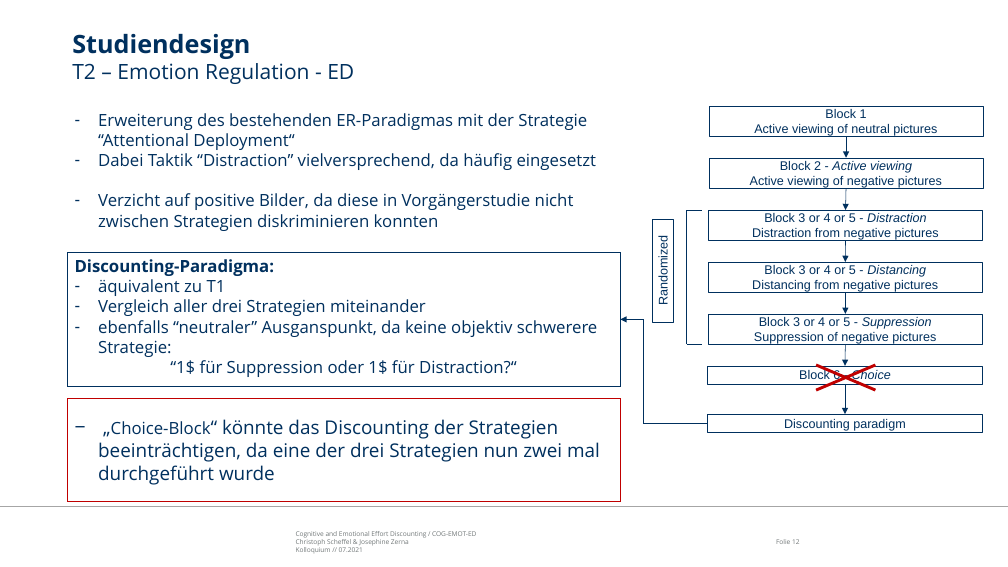
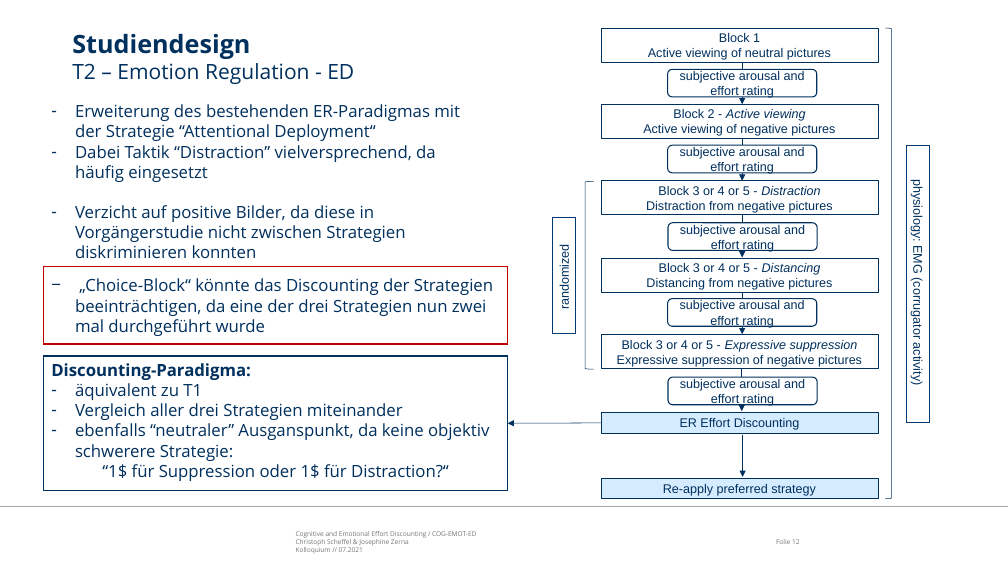
Before and after one commit to ChScheffel/CAD, a slide deck: slide 12 of 99_Thinktank/Talks/21-07-06_Kolloquium/Kolloquium_COG-ER-ED.pptx. Drawn at 1008x567 pixels with LibreOffice and Linux fonts; fonts in the diff are those of the drawing; background and template pictures are left out. Boxes give left, top, right and bottom in pixels: in the first picture for what was removed or moved away, otherwise in the second. Text is boxed around its words. In the diff, an @@ line names an element or a change of style, - is before the commit and + after.

```diff
--- a/99_Thinktank/Talks/21-07-06_Kolloquium/Kolloquium_COG-ER-ED.pptx
+++ b/99_Thinktank/Talks/21-07-06_Kolloquium/Kolloquium_COG-ER-ED.pptx
@@ rectangle "Block 1": place and size @@
-rectangle "Block 1" at (709,106,984,136)
+rectangle "Block 1" at (601,28,878,62)
@@ left bracket added at (885,28,892,499), outline #00305E 0.5 pt @@
@@ text "Erweiterung des bestehenden ER-Paradigmas mit ..." rewrapped from (98,113,597,231) to (75,104,460,182) @@
@@ rectangle "Block 2 - Active viewing": place and size @@
-rectangle "Block 2 - Active viewing" at (709,158,984,188)
+rectangle "Block 2 - Active viewing" at (601,104,878,138)
@@ arrow moved from (846, 136) - (846, 158) to (743, 138) - (743, 181) @@
@@ rectangle added at (907,146,930,423), fill #FFFFFF, outline #003B73 0.75 pt, 12 pt, text #00305E @@
+physiology: EMG (corrugator activity)
@@ group added at (585,62,878,499): 5 rounded rectangles, 2 arrows, 1 rectangle, 1 left bracket @@
+subjective arousal and effort rating
+subjective arousal and effort rating
+subjective arousal and effort rating
+subjective arousal and effort rating
+subjective arousal and effort rating
+Re-apply preferred strategy
@@ rectangle "Block 3 or 4 or ...": place and size @@
-rectangle "Block 3 or 4 or ..." at (709,210,982,240)
+rectangle "Block 3 or 4 or ..." at (601,181,878,215)
@@ rectangle "randomized": place and size @@
-rectangle "randomized" at (652,219,673,322)
+rectangle "randomized" at (553,217,575,333)
@@ rectangle "randomized" at (553,217,575,333): vertical alignment middle to top; fill none to #FFFFFF; outline #00305E 0.5 pt to #003B73 0.75 pt @@
@@ arrow moved from (845, 240) - (845, 262) to (743, 216) - (743, 258) @@
@@ rectangle "„Choice-Block“ könnte das Discounting der ...": place and size @@
-rectangle "„Choice-Block“ könnte das Discounting der ..." at (67,399,621,501)
+rectangle "„Choice-Block“ könnte das Discounting der ..." at (44,267,507,344)
@@ rectangle "„Choice-Block“ könnte das Discounting der ..." at (44,267,507,344): size 18 to 16 pt in "„Choice-Block“ könnte das Discounting der Strategien beeintr ..." @@
@@ text in rectangle at (558,250,572,308): text changed @@
-Randomized
+randomized
@@ rectangle "Block 3 or 4 or ...": place and size @@
-rectangle "Block 3 or 4 or ..." at (709,262,983,293)
+rectangle "Block 3 or 4 or ..." at (601,259,878,293)
@@ arrow moved from (845, 293) - (845, 314) to (743, 292) - (743, 334) @@
@@ elbow arrow removed from (708, 423) to (621, 319) @@
@@ rectangle "Discounting-Paradigma:": place and size @@
-rectangle "Discounting-Paradigma:" at (67,253,621,387)
+rectangle "Discounting-Paradigma:" at (44,356,507,491)
@@ rectangle "Block 3 or 4 or ...": place and size @@
-rectangle "Block 3 or 4 or ..." at (709,314,983,344)
+rectangle "Block 3 or 4 or ..." at (601,335,878,369)
@@ text in rectangle at (617,340,862,367): text changed @@
-Block 3 or 4 or 5 - Suppression
-Suppression of negative pictures
+Block 3 or 4 or 5 - Expressive suppression
+Expressive suppression of negative pictures
@@ group removed at (687,188,982,384): 3 lines, 2 arrows, 1 rectangle @@
-Block 6 - Choice
@@ cross removed at (789,353,903,402) @@
@@ arrow moved from (845, 384) - (845, 414) to (742, 369) - (742, 411) @@
@@ rectangle "ER Effort Discounting": place and size @@
-rectangle "ER Effort Discounting" at (708,414,982,433)
+rectangle "ER Effort Discounting" at (601,413,878,433)
@@ rectangle "ER Effort Discounting" at (601,413,878,433): fill none to #D5EBFF @@
@@ text in rectangle at (680,418,800,430): text changed @@
-Discounting paradigm
+ER Effort Discounting
@@ arrow added from (601, 423) to (507, 423), #00305E 0.5 pt @@
```
Also in this commit, not shown: 1 other slide changed, 2 slides added.
